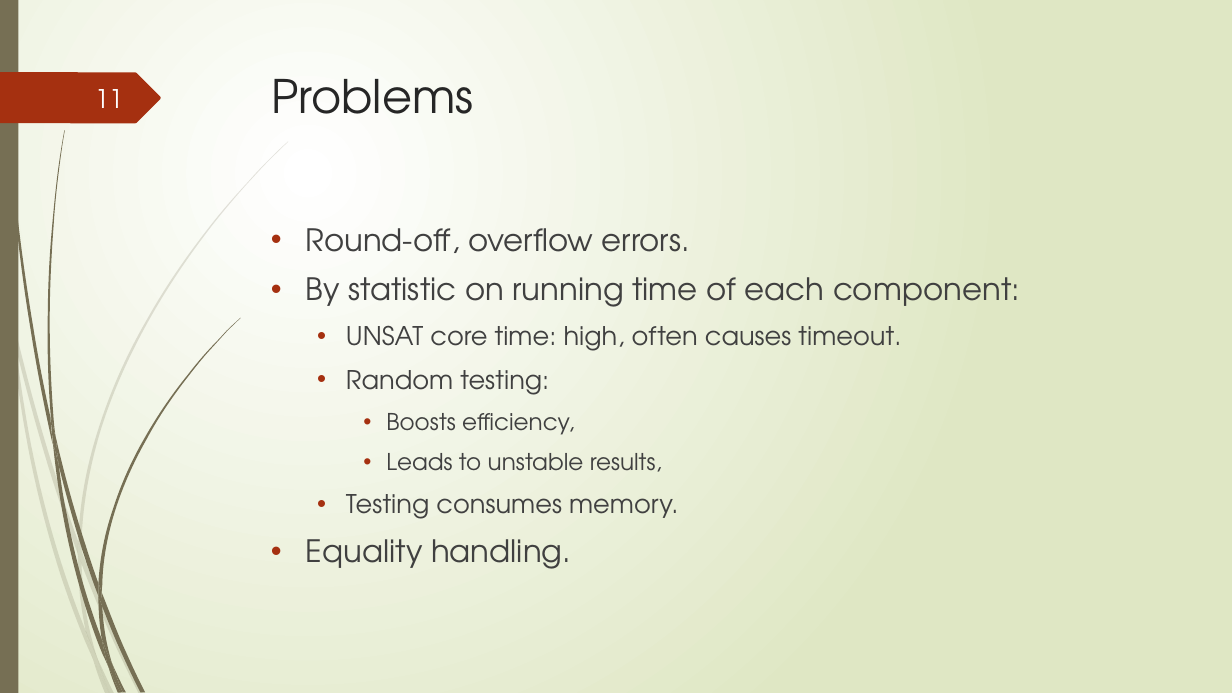
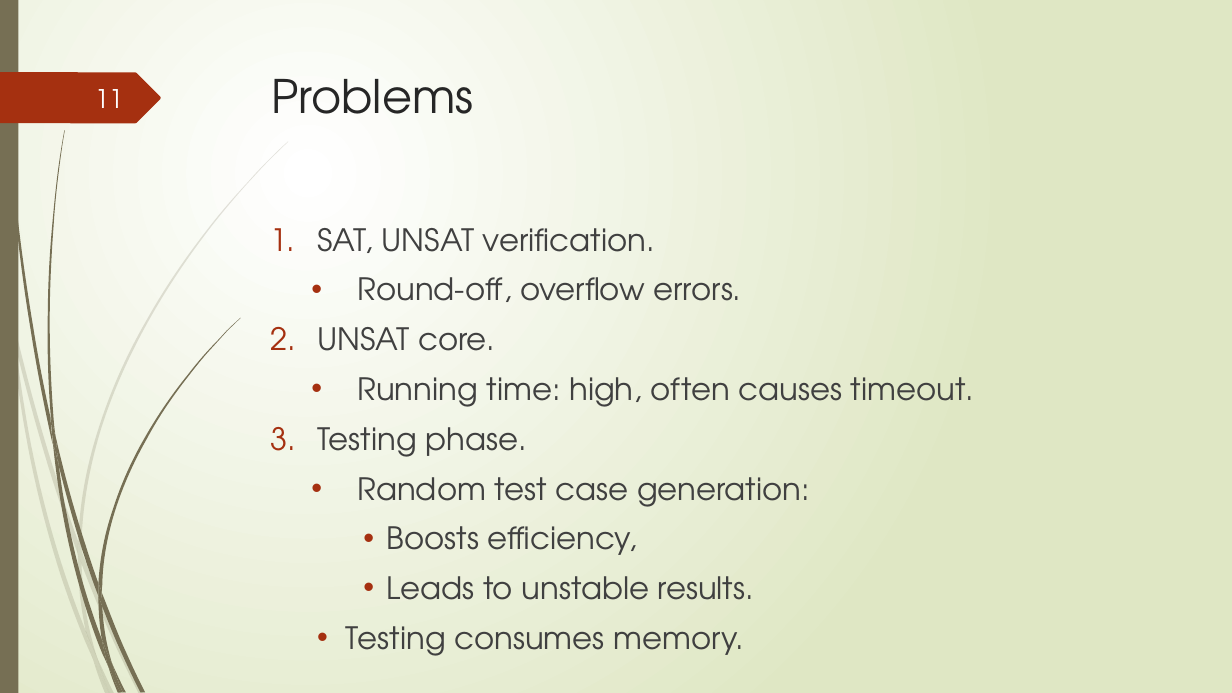
Before and after one commit to tungvx/raSAT, a slide deck: slide 11 of report/midterm.pptx. Drawn at 1232x693 pixels with LibreOffice and Linux fonts; fonts in the diff are those of the drawing. Boxes give left, top, right and bottom in pixels: in the first picture for what was removed or moved away, otherwise in the second. Text is boxed around its words. In the diff, an @@ line names an element or a change of style, - is before the commit and + after.

```diff
--- a/report/midterm.pptx
+++ b/report/midterm.pptx
@@ text at (x1=317, y1=228, x2=655, y2=253): paragraph added @@
+1. SAT, UNSAT verification.
@@ text at (x1=357, y1=277, x2=742, y2=555): size 18 to 24 pt in "Boosts efficiency,"; size 20 to 24 pt in "Testing consumes memory."; list level 1 to 2 in "Round-off, overflow errors." @@
@@ text at (x1=317, y1=327, x2=974, y2=507): text changed; size 20 to 24 pt @@
-• By statistic on running time of each component:
-  • UNSAT core time: high, often causes timeout.
-  • Random testing:
+2. UNSAT core.
+  • Running time: high, often causes timeout.
+3. Testing phase.
+  • Random test case generation:
@@ text at (x1=306, y1=539, x2=571, y2=569): paragraph removed @@
-• Equality handling.
@@ text at (x1=386, y1=576, x2=754, y2=600): text changed; size 18 to 24 pt @@
-    • Leads to unstable results,
+    • Leads to unstable results.
```
Also in this commit, not shown: 17 other slides changed, 3 slides added, 3 slides removed, 3 other files.
